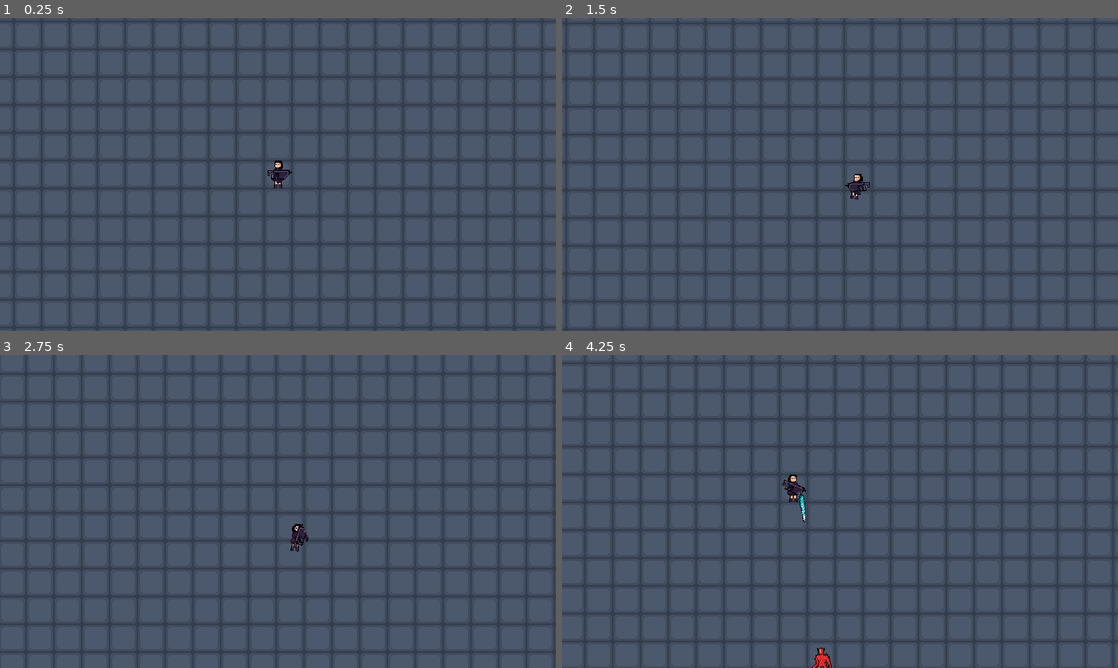
Above: before the commit, frames 1-4 (two rows, left to right).
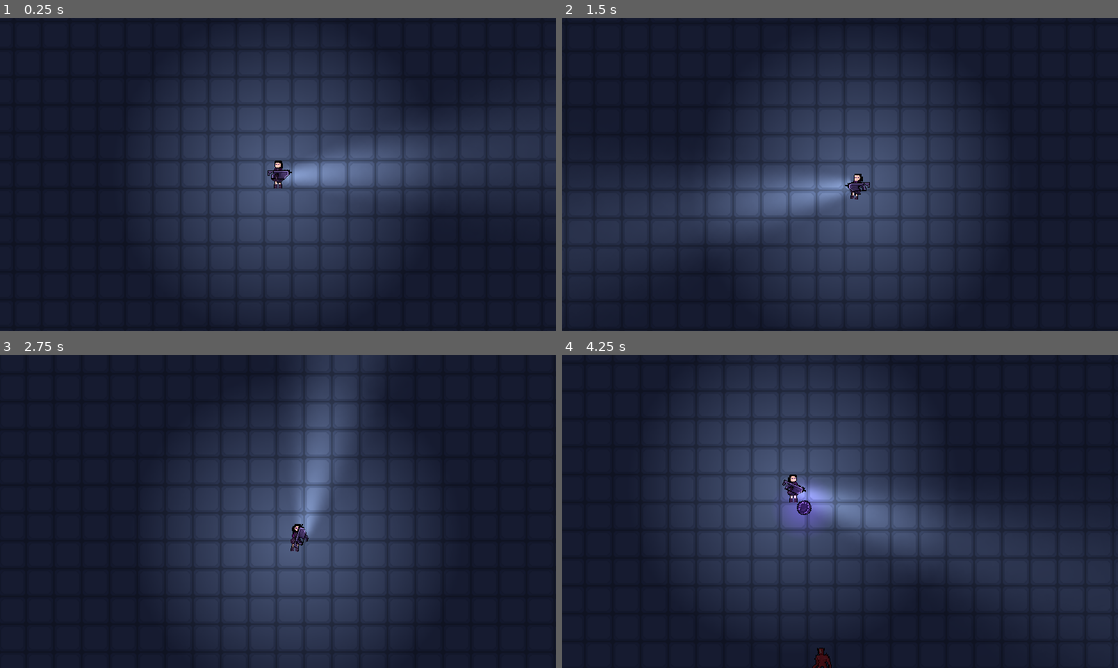
Above: after the commit, the same moments.

Repository: PeterPauk/Godot-Survivors-Clone
Game: Godot game, scene res://World/world.tscn
Same seed, same stepped clock (60 frames per second), same inputs: the game is played once before the commit and once after it.
Inputs (mouse positions are in pixels of both pictures, inside the frame that each line leads up to):
- Up to frame 1 (0.25 s): no input
- Up to frame 2 (1.5 s): tap Enter at 0.5 s; move the mouse to (962, 158) at 0.52 s; hold D (right) 0.53-1.28 s; tap Q (dash) at 0.6, 1.35 s; move the mouse to (728, 190) at 1.27 s; hold S (down) from 1.28 s (still down)
- Up to frame 3 (2.75 s): move the mouse to (333, 442) at 2.02 s; release S (down) at 2.03 s; hold D (right) from 2.03 s (still down); tap Q (dash) at 2.1 s
- Up to frame 4 (4.25 s): move the mouse to (812, 574) at 2.77 s; release D (right) at 2.78 s; hold W (up) 2.78-3.53 s; tap Q (dash) at 2.85, 3.6 s; move the mouse to (1006, 558) at 3.52 s; hold A (left) from 3.53 s (still down)

The runs differ from the first frame. In frame 1, 86% of the frame differs, in the area x 0-100%, y 0-100%; in frame 2, 86%; in frame 3, 86%; in frame 4, 86%.

Commit message:
light effects and flashlight

Diff:
--- a/Abilities/shadow_orb.tscn
+++ b/Abilities/shadow_orb.tscn
@@ -1,10 +1,11 @@
-[gd_scene load_steps=4 format=3 uid="uid://ds0u8ova02bm5"]
+[gd_scene load_steps=5 format=3 uid="uid://ds0u8ova02bm5"]
 
 [ext_resource type="Script" path="res://Abilities/shadow_orb.gd" id="1_2nycu"]
-[ext_resource type="Texture2D" uid="uid://kjpx8qe1xu0g" path="res://Textures/Items/Weapons/ice_spear.png" id="1_ppt1a"]
+[ext_resource type="Texture2D" uid="uid://c3lgr7588kbjk" path="res://Textures/Items/Weapons/shadow_orb.png" id="2_0j3iu"]
+[ext_resource type="Texture2D" uid="uid://c5l8mkeobkidq" path="res://Textures/point light.jpg" id="3_semsa"]
 
-[sub_resource type="RectangleShape2D" id="RectangleShape2D_td4dw"]
-size = Vector2(7.07107, 34.6482)
+[sub_resource type="CapsuleShape2D" id="CapsuleShape2D_jn3ji"]
+height = 25.4558
 
 [node name="ShadowOrb" type="Area2D" groups=["attack"]]
 top_level = true
@@ -12,12 +13,12 @@
 script = ExtResource("1_2nycu")
 
 [node name="CollisionShape2D" type="CollisionShape2D" parent="."]
-position = Vector2(0.75, -0.250001)
+position = Vector2(0, 1.19209e-07)
 rotation = -0.785398
-shape = SubResource("RectangleShape2D_td4dw")
+shape = SubResource("CapsuleShape2D_jn3ji")
 
 [node name="Sprite2D" type="Sprite2D" parent="."]
-texture = ExtResource("1_ppt1a")
+texture = ExtResource("2_0j3iu")
 
 [node name="Timer" type="Timer" parent="."]
 wait_time = 8.0
@@ -26,4 +27,10 @@
 
 [node name="AudioStreamPlayer" type="AudioStreamPlayer" parent="."]
 
+[node name="PointLight2D" type="PointLight2D" parent="."]
+color = Color(0.403922, 0.121569, 0.662745, 0.568627)
+energy = 2.0
+texture = ExtResource("3_semsa")
+texture_scale = 0.3
+
 [connection signal="timeout" from="Timer" to="." method="_on_timer_timeout"]
--- a/Cards/shadow_orb_card.tscn
+++ b/Cards/shadow_orb_card.tscn
@@ -3,7 +3,7 @@
 [ext_resource type="Script" path="res://Abilities/shadow_orb_logic.gd" id="1_lw07q"]
 
 [sub_resource type="CircleShape2D" id="CircleShape2D_jky0k"]
-radius = 377.117
+radius = 291.29
 
 [node name="Node2D" type="Node2D"]
 script = ExtResource("1_lw07q")
--- a/Enemy/enemy.tscn
+++ b/Enemy/enemy.tscn
@@ -6,8 +6,8 @@
 [ext_resource type="PackedScene" uid="uid://c6u624sr6hs0g" path="res://Utility/hit_box.tscn" id="4_6ujpg"]
 
 [sub_resource type="CapsuleShape2D" id="CapsuleShape2D_s8jx6"]
-radius = 7.0
-height = 24.0
+radius = 8.0
+height = 32.0
 
 [sub_resource type="Animation" id="Animation_2hi0n"]
 length = 0.001
@@ -49,10 +49,10 @@
 }
 
 [sub_resource type="RectangleShape2D" id="RectangleShape2D_25c0p"]
-size = Vector2(20, 28)
+size = Vector2(20, 33)
 
 [sub_resource type="RectangleShape2D" id="RectangleShape2D_wqred"]
-size = Vector2(13, 20)
+size = Vector2(13, 21)
 
 [node name="Enemy_kolbold_weak" type="CharacterBody2D" groups=["enemy"]]
 collision_layer = 5
@@ -65,8 +65,6 @@
 hframes = 3
 
 [node name="CollisionShape2D" type="CollisionShape2D" parent="."]
-visible = false
-position = Vector2(1, 2)
 shape = SubResource("CapsuleShape2D_s8jx6")
 
 [node name="AnimationPlayer" type="AnimationPlayer" parent="."]
@@ -79,7 +77,7 @@
 collision_mask = 4
 
 [node name="CollisionShape2D" parent="HurtBox" index="0"]
-position = Vector2(2, 2)
+position = Vector2(2, -0.5)
 shape = SubResource("RectangleShape2D_25c0p")
 
 [node name="HitBox" parent="." instance=ExtResource("4_6ujpg")]
@@ -87,7 +85,7 @@
 collision_mask = 2
 
 [node name="CollisionShape2D" parent="HitBox" index="0"]
-position = Vector2(1, 2)
+position = Vector2(1, 1.5)
 shape = SubResource("RectangleShape2D_wqred")
 
 [connection signal="hurt" from="HurtBox" to="." method="_on_hurt_box_hurt"]
--- a/Player/player.tscn
+++ b/Player/player.tscn
@@ -52,6 +52,12 @@
 "walk": SubResource("Animation_lsloh")
 }
 
+[sub_resource type="CanvasItemMaterial" id="CanvasItemMaterial_1lo27"]
+blend_mode = 1
+
+[sub_resource type="OccluderPolygon2D" id="OccluderPolygon2D_bk4dp"]
+polygon = PackedVector2Array(-4, -16, 3, -16, 3, -15, 4, -15, 4, -9, 3, -9, 3, -7, 4, -7, 4, -6, 5, -6, 5, -2, 4, -2, 4, 0, 3, 0, 3, 1, 5, 1, 5, 2, 6, 2, 6, 3, 7, 3, 7, 6, 6, 6, 6, 7, 5, 7, 5, 8, 4, 8, 4, 11, 5, 11, 5, 16, 1, 16, 1, 8, 0, 8, 0, 11, -1, 11, -1, 16, -5, 16, -5, 11, -4, 11, -4, 8, -5, 8, -5, 7, -6, 7, -6, 6, -7, 6, -7, 3, -6, 3, -6, 2, -5, 2, -5, 1, -4, 1, -4, 0, -5, 0, -5, -7, -6, -7, -6, -13, -5, -13, -5, -15, -4, -15)
+
 [node name="Player" type="CharacterBody2D" groups=["player"]]
 motion_mode = 1
 script = ExtResource("1_6523k")
@@ -98,6 +104,10 @@
 [node name="Weapon" parent="." instance=ExtResource("4_qt33n")]
 position = Vector2(2, -3)
 
+[node name="LightOccluder2D" type="LightOccluder2D" parent="."]
+material = SubResource("CanvasItemMaterial_1lo27")
+occluder = SubResource("OccluderPolygon2D_bk4dp")
+
 [connection signal="timeout" from="Timer" to="." method="_on_timer_timeout"]
 [connection signal="timeout" from="Dash_Cooldown" to="." method="_on_dash_cooldown_timeout"]
 [connection signal="hurt" from="HurtBox" to="." method="_on_hurt_box_hurt"]
--- a/Utility/weapon.gd
+++ b/Utility/weapon.gd
@@ -1,6 +1,7 @@
 extends CharacterBody2D
 
 @onready var sprite = $Sprite2D
+@onready var flashlight = $Light/PointLight2D
 
 @export var rotation_speed = 25
 var angle
@@ -8,11 +9,14 @@
 func _physics_process(delta):
 	if angle:
 		global_rotation = lerp_angle(global_rotation, angle, delta * rotation_speed)
+	print(flashlight.position.y)
 
 func _input(event):
 	angle = (get_global_mouse_position()-global_position).angle()
-	#gun flipping based on mouse position
+
 	if get_global_mouse_position().x > sprite.global_position.x:
 		sprite.flip_v = false;
+		flashlight.position.y = 30
 	else:
 		sprite.flip_v = true;
+		flashlight.position.y = 24
--- a/Utility/weapon.tscn
+++ b/Utility/weapon.tscn
@@ -1,7 +1,8 @@
-[gd_scene load_steps=3 format=3 uid="uid://dhj2f2wwi330i"]
+[gd_scene load_steps=4 format=3 uid="uid://dhj2f2wwi330i"]
 
 [ext_resource type="Texture2D" uid="uid://bubtivlptt26c" path="res://Textures/Items/Weapons/goth_vector.png" id="2_delnv"]
 [ext_resource type="Script" path="res://Utility/weapon.gd" id="2_i1k15"]
+[ext_resource type="Texture2D" uid="uid://djsqh6uf8kvgn" path="res://Textures/flashlight.jpg" id="3_s043r"]
 
 [node name="Weapon" type="CharacterBody2D"]
 script = ExtResource("2_i1k15")
@@ -10,3 +11,17 @@
 position = Vector2(0, -1.19209e-07)
 scale = Vector2(0.882812, 0.828125)
 texture = ExtResource("2_delnv")
+
+[node name="Light" type="Node2D" parent="."]
+
+[node name="PointLight2D" type="PointLight2D" parent="Light"]
+position = Vector2(228, 30)
+rotation = 0.890118
+scale = Vector2(0.991102, 1.00527)
+color = Color(1, 1, 1, 0.235294)
+energy = 3.5
+shadow_enabled = true
+shadow_color = Color(0, 0, 0, 1)
+shadow_filter = 1
+texture = ExtResource("3_s043r")
+texture_scale = 2.0
--- a/World/world.tscn
+++ b/World/world.tscn
@@ -1,8 +1,9 @@
-[gd_scene load_steps=4 format=3 uid="uid://domev1nfrjtxm"]
+[gd_scene load_steps=5 format=3 uid="uid://domev1nfrjtxm"]
 
 [ext_resource type="Texture2D" uid="uid://si2qc2slw2ff" path="res://Textures/floor_tile.png" id="1_5qnnf"]
 [ext_resource type="PackedScene" uid="uid://bntugelqqirvx" path="res://Player/player.tscn" id="2_xmut7"]
 [ext_resource type="PackedScene" uid="uid://cu5cqmalectxa" path="res://Utility/enemy_spawner.tscn" id="3_6li2r"]
+[ext_resource type="Texture2D" uid="uid://c5l8mkeobkidq" path="res://Textures/point light.jpg" id="4_gyf8k"]
 
 [node name="World" type="Node2D"]
 
@@ -15,4 +16,14 @@
 
 [node name="Player" parent="." instance=ExtResource("2_xmut7")]
 
+[node name="Light" type="Node2D" parent="Player"]
+
+[node name="TextureLight" type="PointLight2D" parent="Player/Light"]
+energy = 0.8
+texture = ExtResource("4_gyf8k")
+texture_scale = 1.5
+
 [node name="EnemySpawner" parent="." instance=ExtResource("3_6li2r")]
+
+[node name="CanvasModulate" type="CanvasModulate" parent="."]
+color = Color(0.290196, 0.309804, 0.45098, 1)
Not shown: 1 places in Player/player.tscn that only renumber resources
Binary file added: Textures/Items/Weapons/shadow_orb.png
Not shown, added: Textures/Items/Weapons/shadow_orb.png.import
Binary file added: Textures/flashlight.jpg
Not shown, added: Textures/flashlight.jpg.import
Binary file added: Textures/point light.jpg
Not shown, added: Textures/point light.jpg.import
